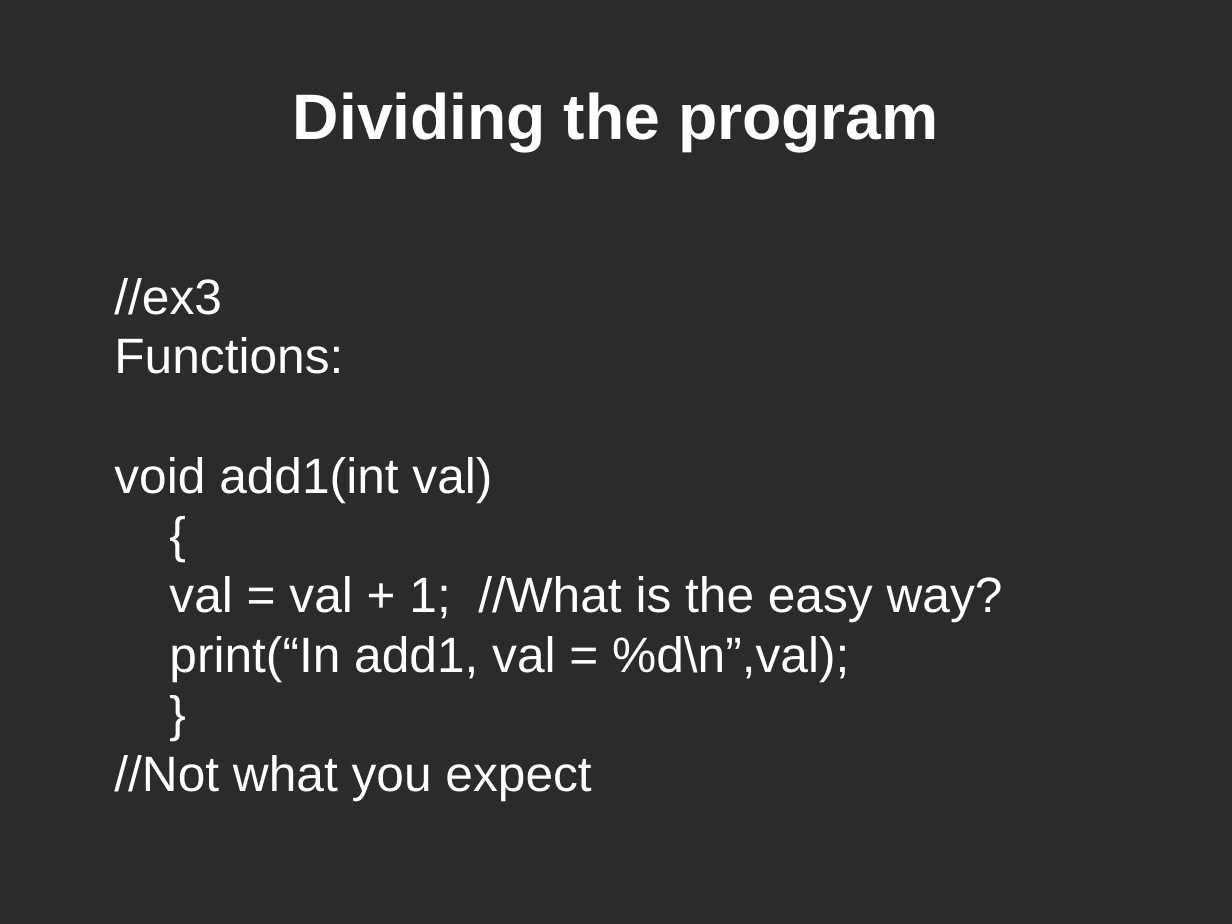
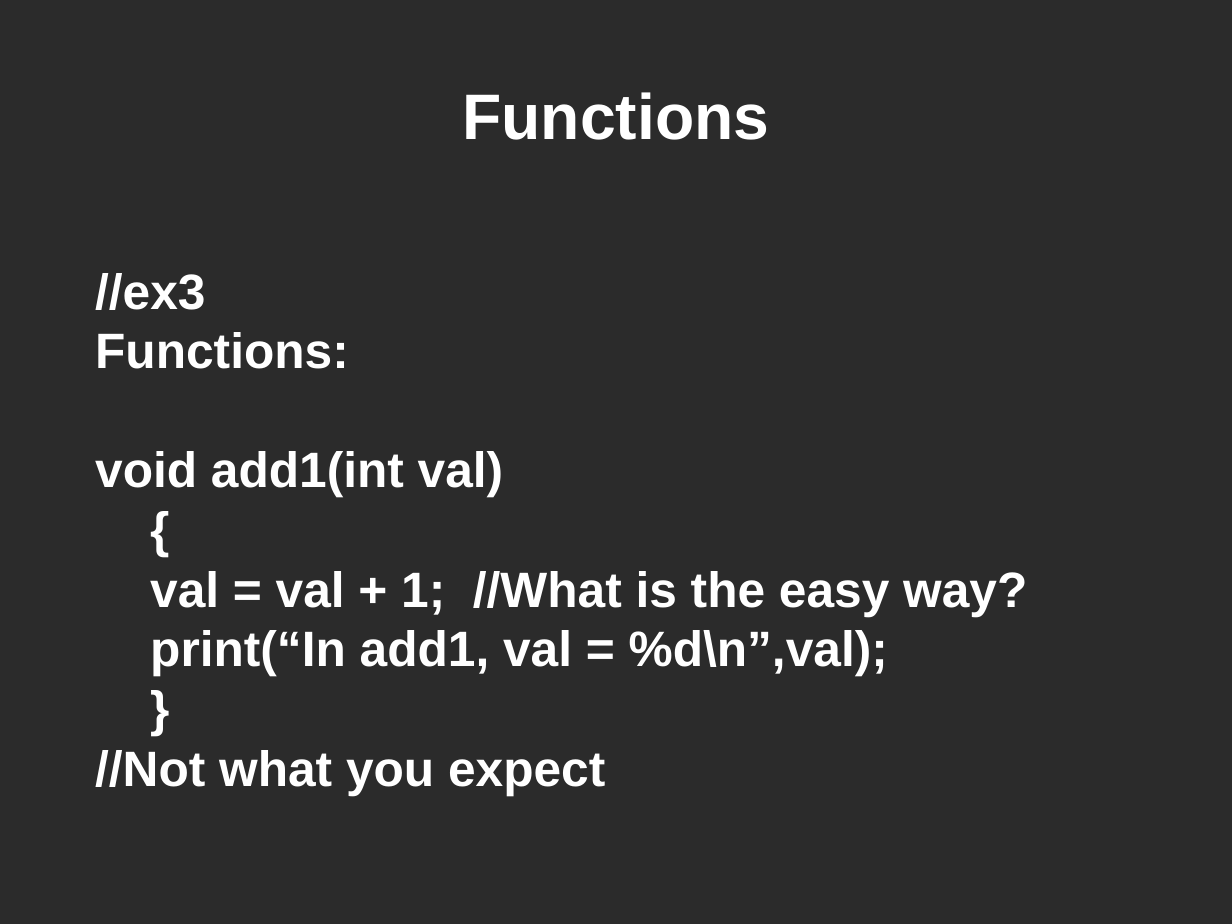
Before and after one commit to dklamet/class, a slide deck: slide 25 of docs/class.odp. Drawn at 1232x924 pixels with LibreOffice and Linux fonts; fonts in the diff are those of the drawing; background and template pictures are left out; a plain dark background stands for a picture behind light text. Boxes give left, top, right and bottom in pixels: in the first picture for what was removed or moved away, otherwise in the second. Text is boxed around its words. In the diff, an @@ line names an element or a change of style, - is before the commit and + after.

```diff
--- a/docs/class.odp
+++ b/docs/class.odp
@@ title at (462,92,769,140): text changed @@
-Dividing the program
+Functions
@@ text "//ex3 Functions: void add1(int val) ...": place and size @@
-text "//ex3 Functions: void add1(int val) ..." at (114,278,1003,800)
+text "//ex3 Functions: void add1(int val) ..." at (95,273,1027,795)
@@ text "//ex3 Functions: void add1(int val) ..." at (95,273,1027,795): bold on @@
```
Also in this commit, not shown: 3 slides added, 4 other files.
